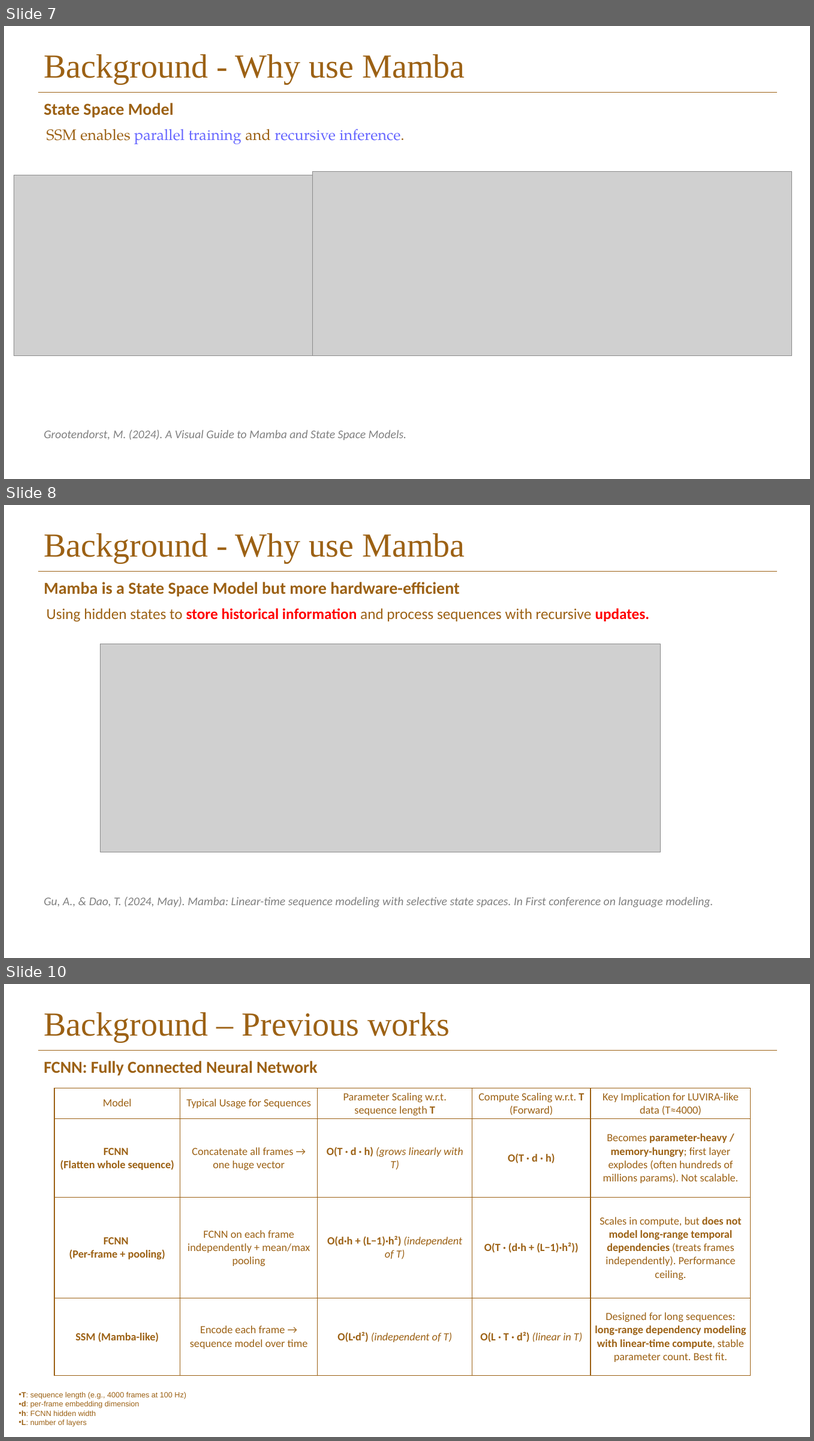
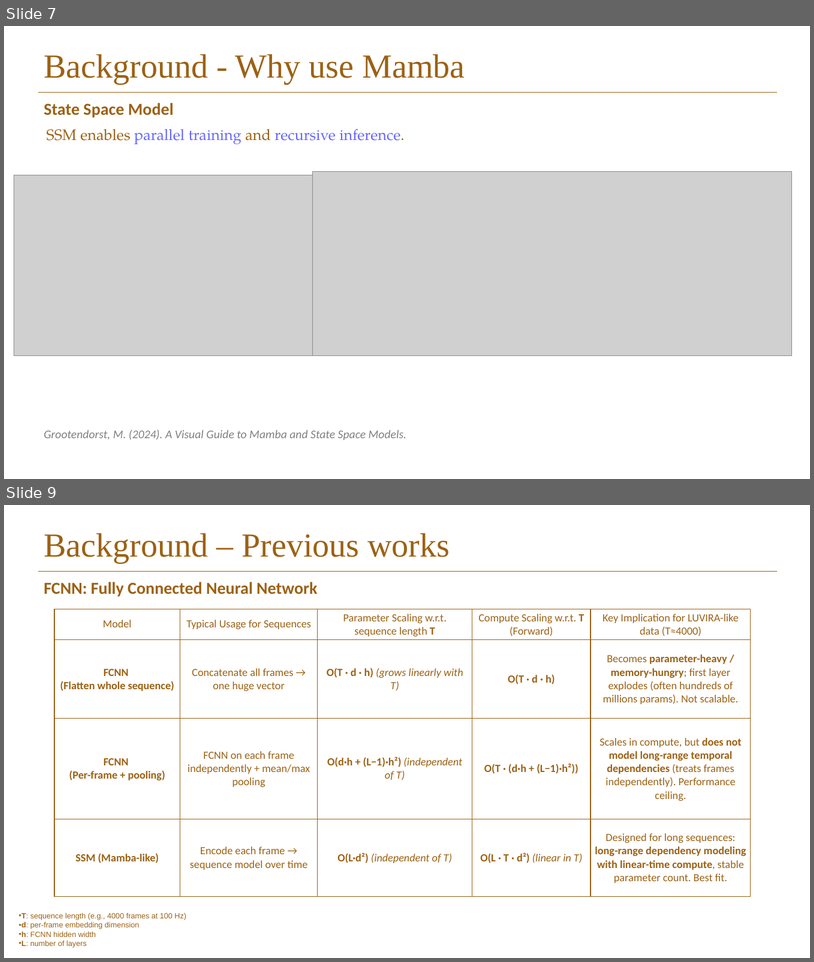
Before and after one commit to Elison-debug/Cmamba_reconstruct, a slide deck: pre-ssm.pptx. Shown one above the other, each under a label of ours: slides 7, 8 and 10 before the commit, slides 7 and 9 after it; the slides between them are not shown. The pictures are 814x1441 and 814x962 pixels, drawn with LibreOffice and Linux fonts; fonts in the diff are those of the drawing; grey boxes stand for pictures; background and template pictures are left out. Boxes give left, top, right and bottom in pixels: in the first picture for what was removed or moved away, otherwise in the second. Text is boxed around its words. In the diff, an @@ line names an element or a change of style, - is before the commit and + after.

```diff
--- a/pre-ssm.pptx
+++ b/pre-ssm.pptx
@@ slide 8 removed at box(4, 505, 810, 958), background picture (left out); not listed: 1 template element that a slide beside it also shows @@
@@ title removed at box(44, 533, 465, 563) @@
-Background - Why use Mamba
@@ text removed at box(44, 582, 459, 597) @@
-Mamba is a State Space Model but more hardware-efficient
@@ text removed at box(47, 608, 650, 622) @@
-Using hidden states to store historical information and process sequences with recursive updates.
@@ picture removed at box(101, 644, 660, 853) @@
@@ text removed at box(44, 897, 713, 908) @@
-Gu, A., & Dao, T. (2024, May). Mamba: Linear-time sequence modeling with selective state spaces. In First conference on language modeling.
@@ what was slide 10 is now slide 9 @@
```
Also in this commit, not shown: 1 slide changed.
